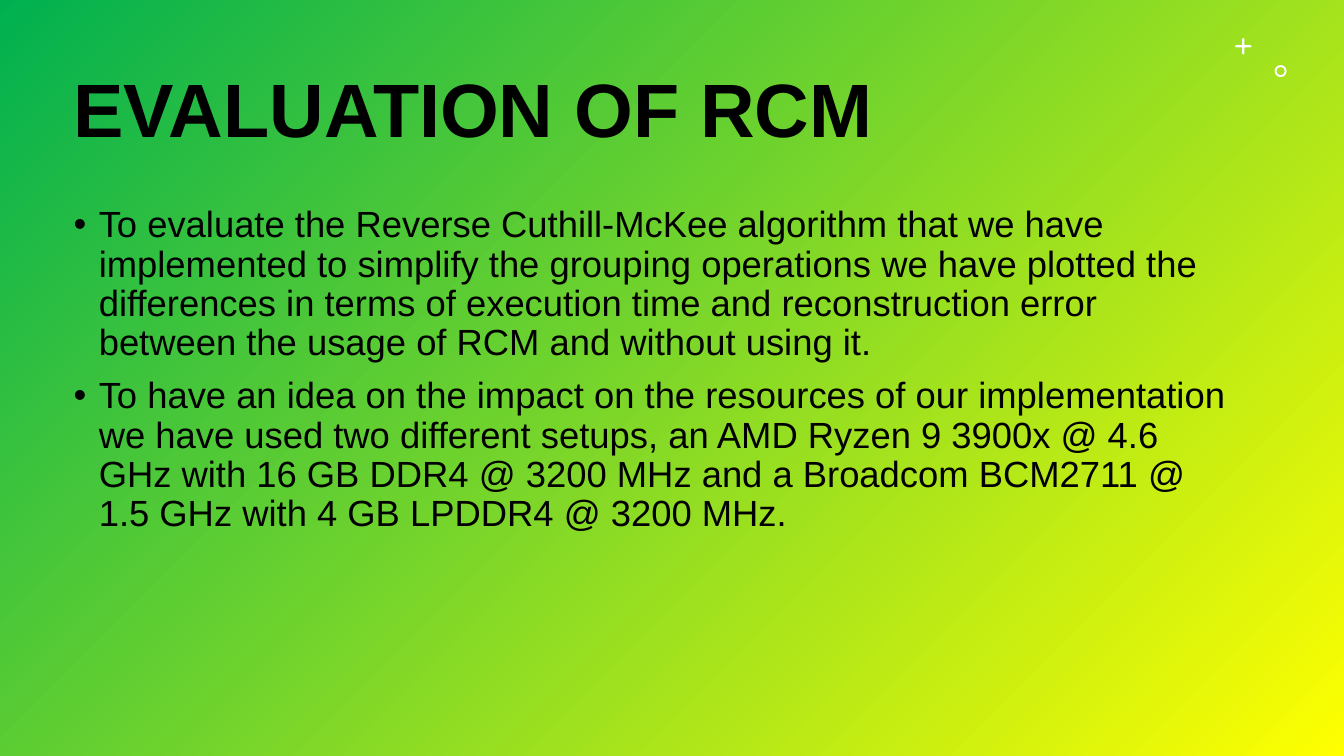
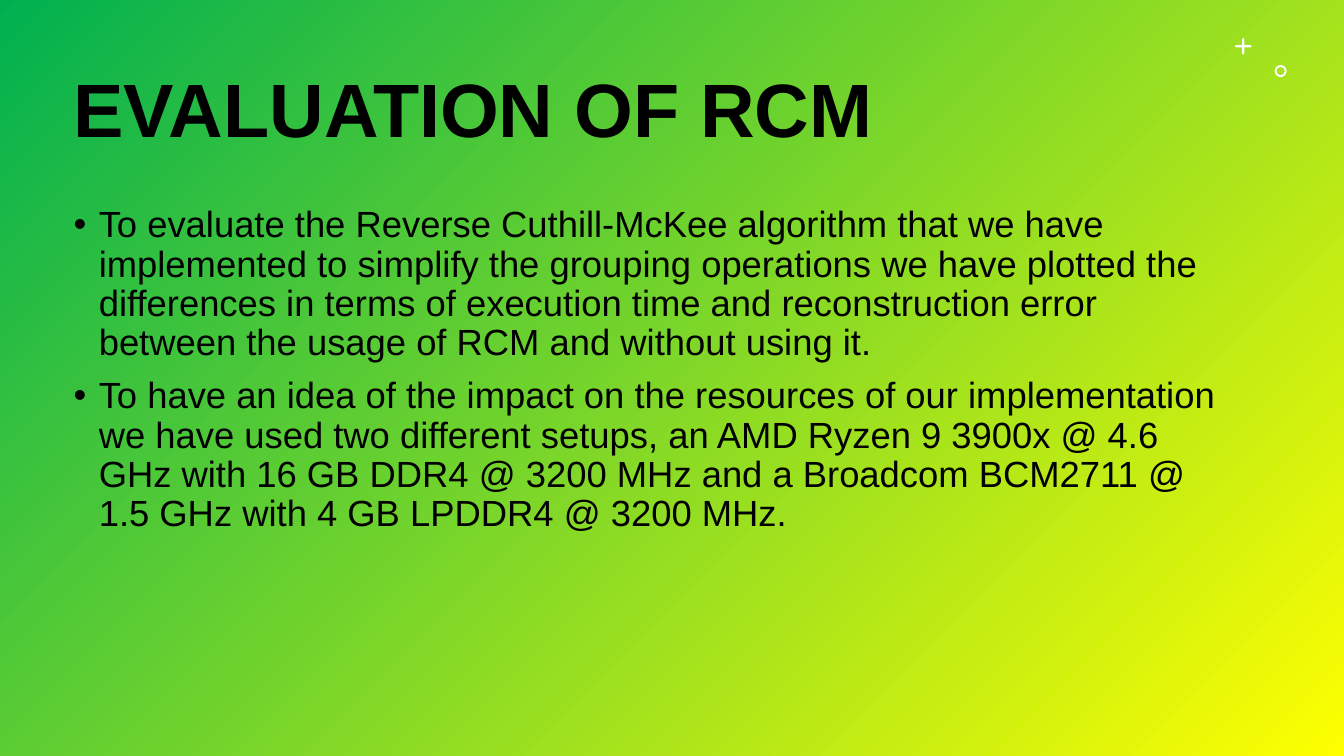
Before and after one commit to Durante94/Data-Protection-Privacy, a slide deck: slide 14 of Presentazione/presentazione.pptx. Drawn at 1344x756 pixels with LibreOffice and Linux fonts; fonts in the diff are those of the drawing. Boxes give left, top, right and bottom in pixels: in the first picture for what was removed or moved away, otherwise in the second. Text is boxed around its words. In the diff, an @@ line names an element or a change of style, - is before the commit and + after.

Commit message:
Modifica frase

```diff
--- a/Presentazione/presentazione.pptx
+++ b/Presentazione/presentazione.pptx
@@ text at (99, 381, 1215, 527): text changed @@
-• To have an idea on the impact on the resources of our implementation we have used two different setups, an AMD Ryzen 9 3900x @ 4.6 GHz with 16 GB DDR4 @ 3200 MHz and a Broadcom BCM2711 @ 1.5 GHz with 4 GB LPDDR4 @ 3200 MHz.
+• To have an idea of the impact on the resources of our implementation we have used two different setups, an AMD Ryzen 9 3900x @ 4.6 GHz with 16 GB DDR4 @ 3200 MHz and a Broadcom BCM2711 @ 1.5 GHz with 4 GB LPDDR4 @ 3200 MHz.
```
